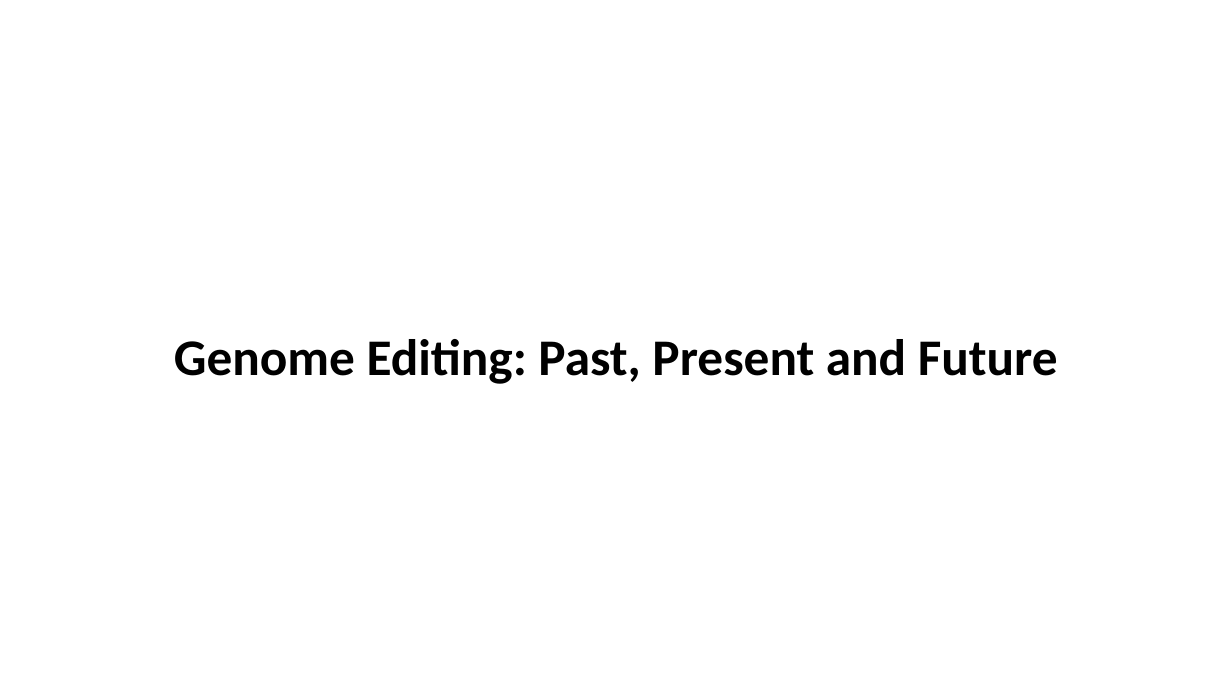
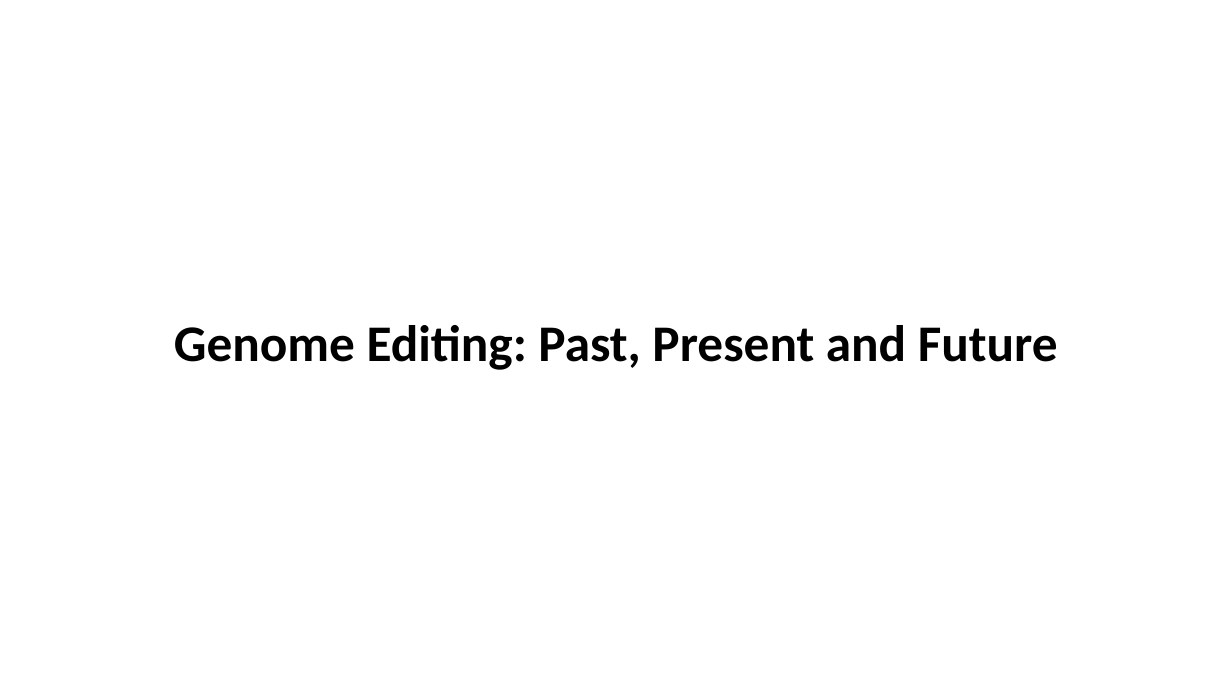
Before and after one commit to vwOvOwv/PKU-Undergraduate-Course, a slide deck: slide 1 of 遗传学(Genetics)/讨论课/Topic-3_遗传学技术/CRISPR-Cas.pptx. Drawn at 1232x693 pixels with LibreOffice and Linux fonts; fonts in the diff are those of the drawing. Boxes give left, top, right and bottom in pixels: in the first picture for what was removed or moved away, otherwise in the second. Text is boxed around its words. In the diff, an @@ line names an element or a change of style, - is before the commit and + after.

```diff
--- a/遗传学(Genetics)/讨论课/Topic-3_遗传学技术/CRISPR-Cas.pptx
+++ b/遗传学(Genetics)/讨论课/Topic-3_遗传学技术/CRISPR-Cas.pptx
@@ title "Genome Editing: Past, Present and ...": place and size @@
-title "Genome Editing: Past, Present and ..." at bbox=[174, 339, 1058, 384]
+title "Genome Editing: Past, Present and ..." at bbox=[174, 325, 1058, 370]
```
Also in this commit, not shown: 11 other slides changed, 9 slides added, 2 slides removed, 19 other files.
